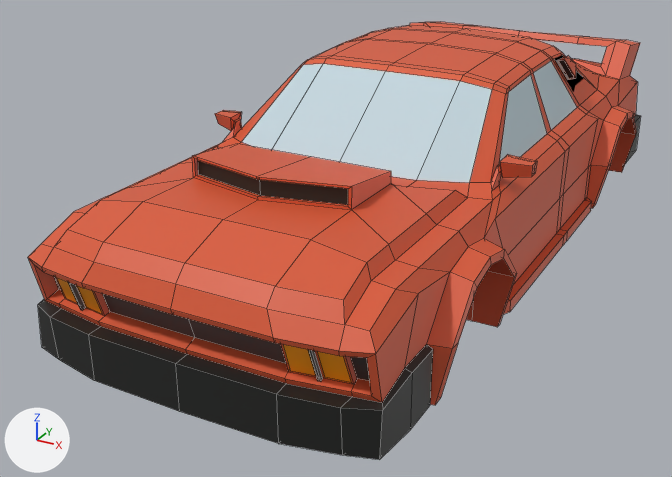
Renders of the FBX model A Nice Day/Assets/Meshes/Car/LowPolyCar.fbx from each side of a commit.
Camera for both pictures: a 50 mm camera at (5.04, -11.28, 4.45) aimed at (-0.65, -0.94, -0.72). Every picture has the same lights, and +X, +Y and +Z are marked at lower left. Mesh edges are drawn as thin lines. Where no turn or scale is listed for an object, it has been applied to the vertices.

The older version as bpy lines, for what is in view:
```python
mat_material_006 = principled_material('Material.006')
mat_material_006.texture = img_imphenziapalette01_png
me_cube_004 = bpy.data.meshes.new('Cube.004')
me_cube_004.from_pydata(...)  # 977 vertices, 914 faces; spans x -2.28..2.28, y -5.31..5.36, z -0.8..1.76
me_cube_004.materials.append(mat_material_006)  # picture img_imphenziapalette01_png
ob_car = bpy.data.objects.new('Car', me_cube_004)
ob_car.location = (0.0, 0.0, 0.0)
```
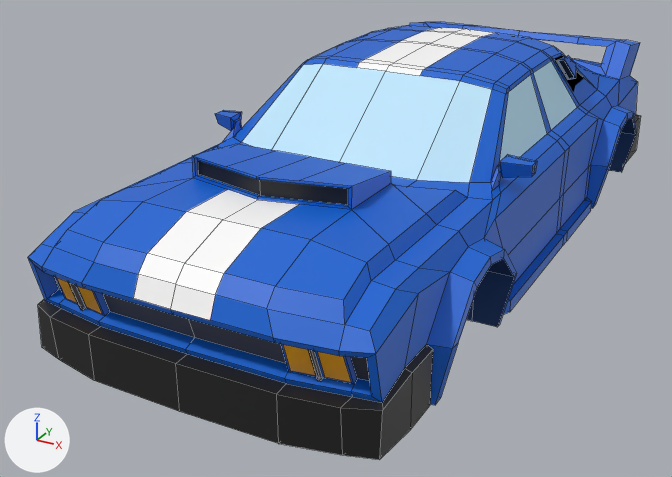
Patch to the scene script:
```diff
--- a/A Nice Day/Assets/Meshes/Car/LowPolyCar.fbx.py
+++ b/A Nice Day/Assets/Meshes/Car/LowPolyCar.fbx.py
@@ img_imphenziapalette01_256_gradient_png @@
+img_imphenziapalette01_256_gradient_png = load_image('ImphenziaPalette01-256-Gradient.png', '../../Textures/ImphenziaPalette01-256-Gradient.png', 256, 256, 'sRGB')
@@ mat_material_006 @@
 mat_material_006 = principled_material('Material.006')
-mat_material_006.texture = img_imphenziapalette01_png
+mat_material_006.texture = img_imphenziapalette01_256_gradient_png
@@ me_cube_004 @@
 # used by ob_car; location = (0.0, 0.0, 0.0)
-me_cube_004.from_pydata(...)  # 977 vertices, 914 faces; spans x -2.28..2.28, y -5.31..5.36, z -0.8..1.76
+me_cube_004.from_pydata(...)  # 1029 vertices, 956 faces; spans x -2.28..2.28, y -5.31..5.36, z -0.8..1.76
+# me_cube_004 part 1
+# 56 faces are deleted
+# 20 vertices are added at x -0.45..0.45, y -3.7..4.74, z 0.77..1.71
+# 11 new vertices lie (0.45, 0.0, 0.0) away from vertices in x 0.0, y -5.31..4.93, z 0.38..1.09
+# 11 new vertices lie (-0.45, 0.0, 0.0) away from vertices in x 0.0, y -5.31..4.93, z 0.38..1.09
+# 5 new vertices lie (-0.51, 0.0, 0.02) away from vertices in x 0.96, y 0.48..1.95, z 1.69..1.73
+# 5 new vertices lie (-0.45, 0.0, -0.01) away from vertices in x 0.0, y 0.48..1.95, z 1.72..1.76
+# 98 new faces join them
+# me_cube_004 part 2: 608 kept faces spanning x -2.28..2.28, y -5.3..5.19, z -0.8..1.73 get new texture (UV) coordinates
 me_cube_004.materials.append(mat_material_006)
```

Changed parts and their boxes (x1, y1, x2, y2) in the pictures (672 x 477 px):
'Car', surface changed, reshaped (red to blue): (28, 22, 641, 460) in both
part 1 of me_cube_004, built on: (81, 25, 529, 343) in both
part 2 of me_cube_004, surface changed (red to blue): (28, 22, 640, 405) in both
